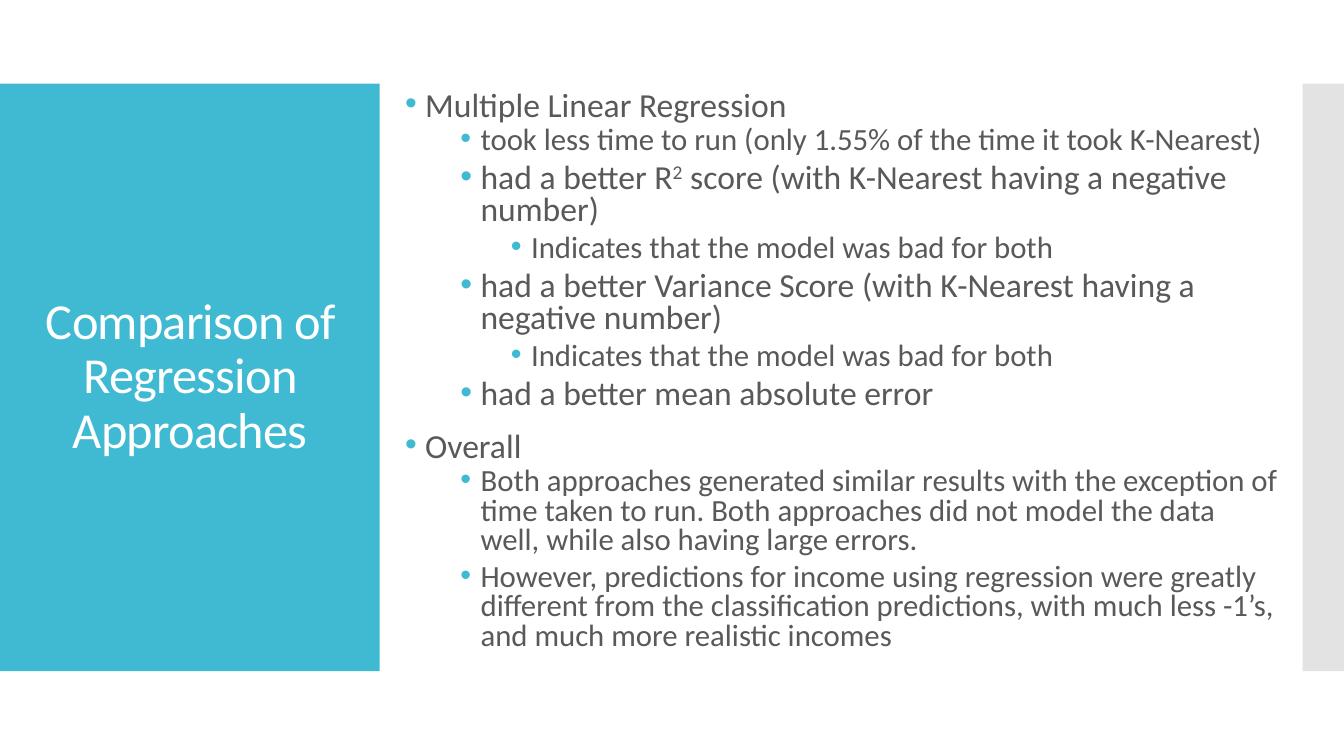
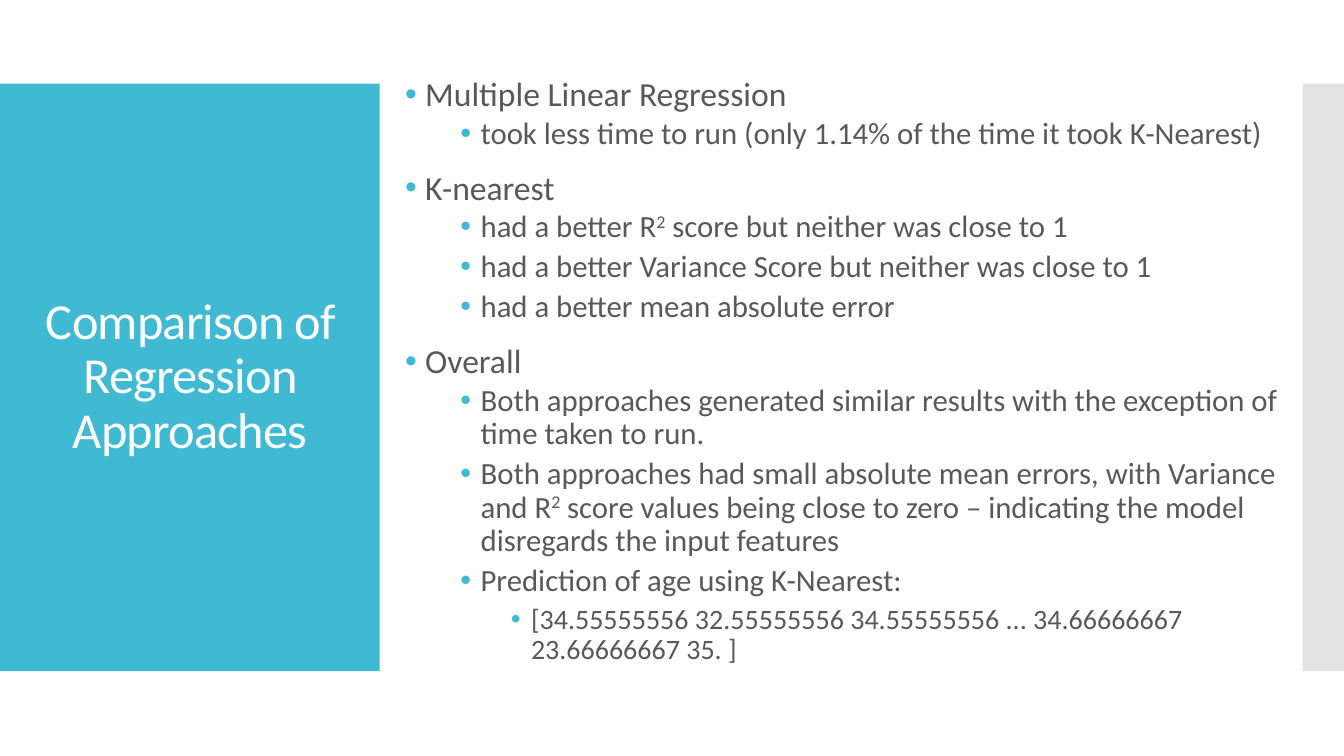
Before and after one commit to puneetsran/date-a-scientist, a slide deck: slide 19 of capstone_starter/date-a-scientist_PUNEET_SRAN.pptx (slide 17 before the commit). Drawn at 1344x756 pixels with LibreOffice and Linux fonts; fonts in the diff are those of the drawing. Boxes give left, top, right and bottom in pixels: in the first picture for what was removed or moved away, otherwise in the second. Text is boxed around its words. In the diff, an @@ line names an element or a change of style, - is before the commit and + after.

Commit message:
Codecademy generated from the project submission page.

```diff
--- a/capstone_starter/date-a-scientist_PUNEET_SRAN.pptx
+++ b/capstone_starter/date-a-scientist_PUNEET_SRAN.pptx
@@ text at [425,82,895,373]: size 24 to 22 pt in "had a better mean absolute error"; line spacing 0.8 to 0.9 @@
@@ text at [425,121,1262,277]: text changed @@
-  • took less time to run (only 1.55% of the time it took K-Nearest)
-  • had a better R2 score (with K-Nearest having a negative number)
-    • Indicates that the model was bad for both
-  • had a better Variance Score (with K-Nearest having a negative number)
-    • Indicates that the model was bad for both
+  • took less time to run (only 1.14% of the time it took K-Nearest)
+• K-nearest
+  • had a better R2 score but neither was close to 1
+  • had a better Variance Score but neither was close to 1
@@ text at [481,389,1277,659]: text changed @@
-  • Both approaches generated similar results with the exception of time taken to run. Both approaches did not model the data well, while also having large errors.
-  • However, predictions for income using regression were greatly different from the classification predictions, with much less -1’s, and much more realistic incomes
+  • Both approaches generated similar results with the exception of time taken to run.
+  • Both approaches had small absolute mean errors, with Variance and R2 score values being close to zero – indicating the model disregards the input features
+  • Prediction of age using K-Nearest:
+    • [34.55555556 32.55555556 34.55555556 ... 34.66666667 23.66666667 35. ]
```
Also in this commit, not shown: 16 other slides changed, 3 slides added, 3 other files.
